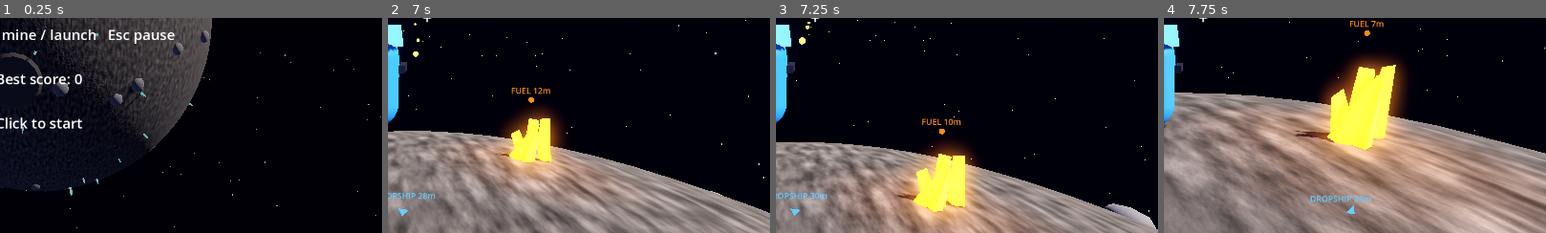
Above: before the commit, frames 1-4 (left to right).
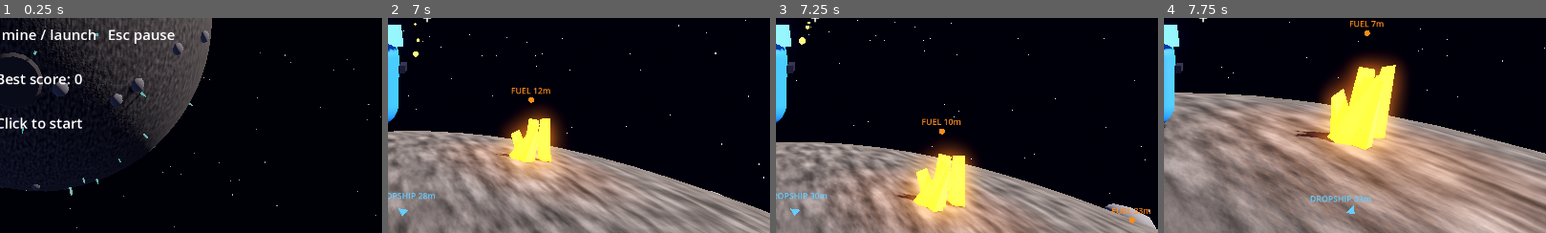
Above: after the commit, the same moments.

Repository: KZar28/planet-2
Game: Godot game, scene res://scenes/main.tscn
The game is run twice, just before and just after one commit, with the same random seed, the same clock (stepped at 60 frames per second) and the same inputs.
Inputs (mouse positions are % of the whole screen's width and height, from its top left):
- Up to frame 1 (0.25 s): no input
- Up to frame 2 (7 s): tap Enter (ui_accept) at 0.5 s; move the mouse to (45, 70) at 0.52 s; press the mouse at (45, 70) at 0.53 s; hold W (move_forward) 0.53-2.78 s; tap Space (jump) at 0.77, 1.52, 3.02, 3.77, 4.52, 6.02, 6.77 s; move the mouse to (57, 51) at 1.27 s; release the mouse at (57, 51) at 1.28 s; tap E (interact) at 1.35, 4.35 s; move the mouse to (42, 49) at 2.02 s; tap F (nova) at 2.1, 5.1 s; move the mouse to (51, 50) at 2.77 s; hold A (move_left) 2.78-3.53 s; tap Shift (sprint) at 2.85, 5.85 s; move the mouse to (46, 48) at 3.52 s; press the mouse at (46, 48) at 3.53 s; hold W (move_forward) 3.53-5.78 s; move the mouse to (55, 50) at 4.27 s; release the mouse at (55, 50) at 4.28 s; move the mouse to (45, 50) at 5.02 s; move the mouse to (52, 48) at 5.77 s; hold D (move_right) 5.78-6.53 s; move the mouse to (49, 52) at 6.52 s; press the mouse at (49, 52) at 6.53 s; hold W (move_forward) from 6.53 s (still down)
- Up to frame 3 (7.25 s): keep holding W (move_forward)
- Up to frame 4 (7.75 s): keep holding W (move_forward); move the mouse to (57, 51) at 7.27 s; release the mouse at (57, 51) at 7.28 s; tap E (interact) at 7.35 s; tap Space (jump) at 7.52 s
The pictures show only the part of the screen within x 45-95%, y 50-100%; the shares and areas given below are measured in that part.

Frames 1-2 are identical in both runs. In frame 3, 0.2% of the frame differs, in the area x 88-98%, y 88-96%; in frame 4, nothing differs.

Commit message:
Use the full viewport for fuel waypoint visibility; keep the HUD inset only for the dropship arrow
Co-Authored-By: Kevin Zarzana <kzarzana@gmail.com>

Diff:
--- a/scripts/hud_markers.gd
+++ b/scripts/hud_markers.gd
@@ -29,7 +29,7 @@
 	var behind := camera.is_position_behind(pos)
 	var screen := Vector2.ZERO if behind else camera.unproject_position(pos)
 	var bounds := Rect2(EDGE_MARGIN, TOP_MARGIN, size.x - 2.0 * EDGE_MARGIN, size.y - TOP_MARGIN - EDGE_MARGIN)
-	var on_screen := not behind and bounds.has_point(screen)
+	var on_screen := not behind and (bounds if always else get_rect()).has_point(screen)
 	if not always and (not on_screen or _blocked_by_planet(from, pos)):
 		return
 	if on_screen:
